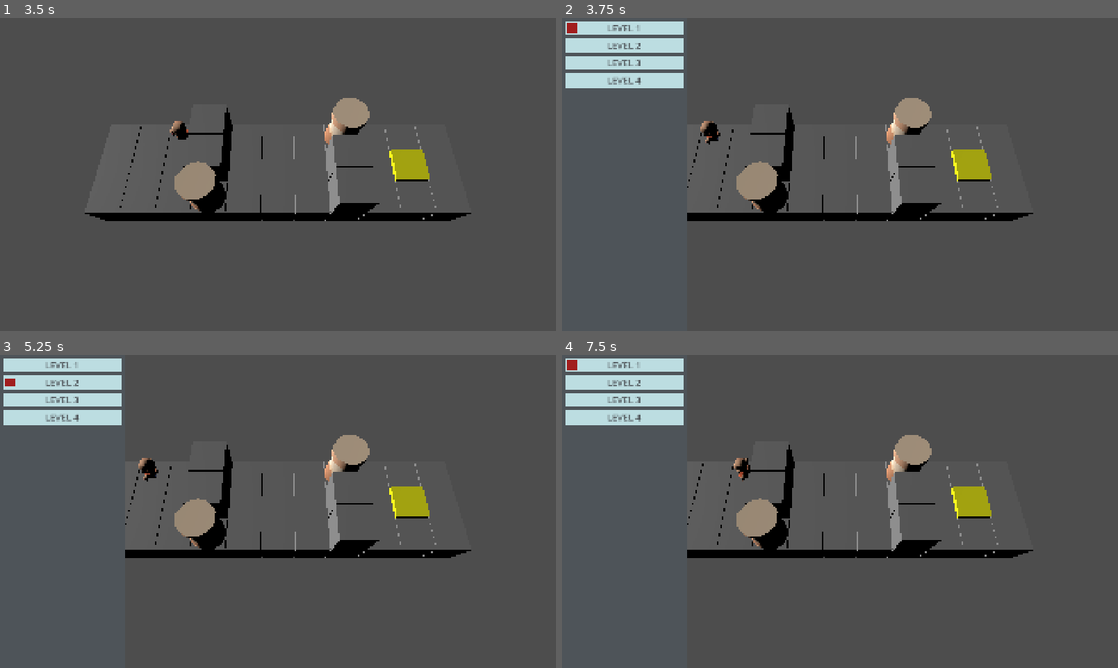
Above: before the commit, frames 1-4 (two rows, left to right).
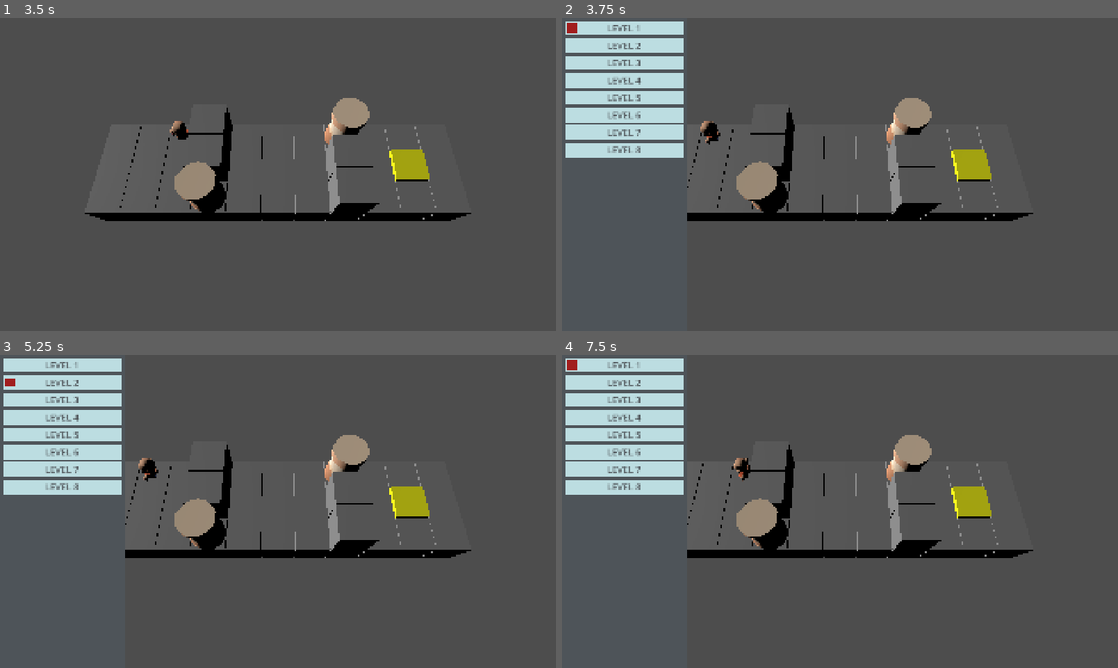
Above: after the commit, the same moments.

Repository: ggestein/jigsaw-of-the-sinking-star
Game: Godot game, scene res://scenes/main_game_entry.tscn
Two runs of this game, one before a commit and one after it. Both use one fixed random seed, a clock stepped at 60 frames per second and the inputs below. The project has no main scene, so this scene is started directly.
Inputs:
- Up to frame 1 (3.5 s): tap Enter at 0.5, 2 s; hold D 0.53-1.28 s; tap R at 0.6 s; tap Space at 1.25, 2.75 s; hold S 1.28-2.03 s; tap Z at 1.35 s; hold D 2.03-2.78 s; tap C at 2.1 s; hold W from 2.78 s (still down); tap F at 2.85 s
- Up to frame 2 (3.75 s): tap Enter at 3.5 s; release W at 3.53 s; hold A from 3.53 s (still down); tap Tab at 3.6 s
- Up to frame 3 (5.25 s): tap Space at 4.25 s; tap R at 4.35 s; release A at 5.03 s; hold S from 5.03 s (still down); tap Z at 5.1 s
- Up to frame 4 (7.5 s): release S at 5.78 s; hold D 5.78-6.53 s; tap C at 5.85 s; hold W 6.53-7.28 s; tap F at 6.6 s; hold D from 7.28 s (still down); tap Tab at 7.35 s

Frame 1 is identical in both runs. In frame 2, 4.0% of the frame differs, in the area x 0-22%, y 23-45%; in frame 3, 4.0%; in frame 4, 4.0%.

Commit message:
edit level 5~8

Diff:
--- a/scripts/main_game_level_config.gd
+++ b/scripts/main_game_level_config.gd
@@ -172,4 +172,254 @@
 	config_entry.level_theme_config = level_theme_config
 	result.append(config_entry)
 
+	# LEVEL 5
+	level_config = CoreLevelConfig.LevelConfig.new()
+	level_config.obstacles = [
+		Vector2i(3, 1),
+		Vector2i(3, 2),
+		Vector2i(7, 0),
+		Vector2i(7, 1),
+	]
+	level_config.range = Rect2i(0, 0, 11, 3)
+	level_config.goals = [
+		Vector2i(9, 1),
+	]
+	level_config.characters = []
+	char_config = CoreLevelConfig.CharacterConfig.new()
+	char_config.inst_cls = CoreGameplay.CharacterClass.THIEF
+	char_config.inst_pos = Vector2i(1, 1)
+	char_config.inst_face = 1
+	level_config.characters.append(char_config)
+	level_config.boxes = [
+		Vector2i(3, 0),
+		Vector2i(7, 2),
+	]
+	level_config.pads = []
+	level_theme_config = LevelTheme.LevelThemeConfig.new()
+	config_entry = LevelConfigEntry.new()
+	config_entry.name = "LEVEL 5"
+	config_entry.level_config = level_config
+	config_entry.level_theme_config = level_theme_config
+	result.append(config_entry)
+
+	# LEVEL 6
+	level_config = CoreLevelConfig.LevelConfig.new()
+	level_config.obstacles = [
+		Vector2i(3, 0),
+		Vector2i(3, 1),
+		Vector2i(7, 1),
+		Vector2i(7, 2),
+		Vector2i(0, 3),
+		Vector2i(1, 3),
+		Vector2i(2, 3),
+		Vector2i(3, 3),
+		Vector2i(4, 3),
+		Vector2i(5, 3),
+		Vector2i(6, 3),
+		Vector2i(7, 3),
+		Vector2i(8, 3),
+		Vector2i(10, 3),
+		Vector2i(3, 4),
+		Vector2i(7, 5),
+		Vector2i(3, 6),
+		Vector2i(7, 6),
+	]
+	level_config.range = Rect2i(0, 0, 11, 7)
+	level_config.goals = [
+		Vector2i(1, 1)
+	]
+	level_config.characters = []
+	char_config = CoreLevelConfig.CharacterConfig.new()
+	char_config.inst_cls = CoreGameplay.CharacterClass.THIEF
+	char_config.inst_pos = Vector2i(0, 5)
+	char_config.inst_face = 1
+	level_config.characters.append(char_config)
+	level_config.boxes = [
+		Vector2i(3, 5),
+		Vector2i(4, 6),
+		Vector2i(2, 2),
+		Vector2i(3, 2),
+		Vector2i(6, 4),
+		Vector2i(9, 0),
+		Vector2i(9, 5),
+	]
+	level_config.pads = [
+		Vector2i(9, 1),
+	]
+	door_config = CoreLevelConfig.DoorConfig.new();
+	door_config.position = Vector2i(7, 0)
+	door_config.need_pads_indices = [0]
+	level_config.doors.append(door_config)
+	level_theme_config = LevelTheme.LevelThemeConfig.new()
+	config_entry = LevelConfigEntry.new()
+	config_entry.name = "LEVEL 6"
+	config_entry.level_config = level_config
+	config_entry.level_theme_config = level_theme_config
+	result.append(config_entry)
+
+	# LEVEL 7
+	level_config = CoreLevelConfig.LevelConfig.new()
+	level_config.obstacles = [
+		Vector2i(0, 0),
+		Vector2i(1, 0),
+		Vector2i(2, 0),
+		Vector2i(6, 0),
+		Vector2i(7, 0),
+		Vector2i(8, 0),
+		Vector2i(9, 0),
+		Vector2i(10, 0),
+		Vector2i(11, 0),
+		Vector2i(12, 0),
+		Vector2i(13, 0),
+		Vector2i(14, 0),
+		Vector2i(15, 0),
+		Vector2i(16, 0),
+		Vector2i(0, 1),
+		Vector2i(1, 1),
+		Vector2i(2, 1),
+		Vector2i(16, 1),
+		Vector2i(0, 2),
+		Vector2i(1, 2),
+		Vector2i(2, 2),
+		Vector2i(3, 2),
+		Vector2i(4, 2),
+		Vector2i(6, 2),
+		Vector2i(7, 2),
+		Vector2i(8, 2),
+		Vector2i(11, 2),
+		Vector2i(12, 2),
+		Vector2i(16, 2),
+		Vector2i(0, 3),
+		Vector2i(1, 3),
+		Vector2i(2, 3),
+		Vector2i(3, 3),
+		Vector2i(4, 3),
+		Vector2i(8, 3),
+		Vector2i(9, 3),
+		Vector2i(11, 3),
+		Vector2i(12, 3),
+		Vector2i(13, 3),
+		Vector2i(14, 3),
+		Vector2i(15, 3),
+		Vector2i(16, 3),
+		Vector2i(0, 4),
+		Vector2i(3, 4),
+		Vector2i(4, 4),
+		Vector2i(8, 4),
+		Vector2i(12, 4),
+		Vector2i(13, 4),
+		Vector2i(0, 5),
+		Vector2i(8, 5),
+		Vector2i(0, 6),
+		Vector2i(3, 6),
+		Vector2i(4, 6),
+		Vector2i(5, 6),
+		Vector2i(6, 6),
+		Vector2i(8, 6),
+		Vector2i(11, 6),
+		Vector2i(12, 6),
+		Vector2i(13, 6),
+		Vector2i(14, 6),
+		Vector2i(16, 6),
+		Vector2i(0, 7),
+		Vector2i(3, 7),
+		Vector2i(8, 7),
+		Vector2i(9, 7),
+		Vector2i(10, 7),
+		Vector2i(11, 7),
+		Vector2i(12, 7),
+		Vector2i(16, 7),
+		Vector2i(3, 8),
+		Vector2i(8, 8),
+		Vector2i(12, 8),
+		Vector2i(16, 8),
+		Vector2i(3, 9),
+		Vector2i(16, 9),
+		Vector2i(0, 10),
+		Vector2i(1, 10),
+		Vector2i(2, 10),
+		Vector2i(3, 10),
+		Vector2i(4, 10),
+		Vector2i(5, 10),
+		Vector2i(6, 10),
+		Vector2i(7, 10),
+		Vector2i(8, 10),
+		Vector2i(12, 10),
+		Vector2i(13, 10),
+		Vector2i(14, 10),
+		Vector2i(15, 10),
+		Vector2i(16, 10),
+	]
+	level_config.range = Rect2i(0, 0, 17, 11)
+	level_config.goals = [
+		Vector2i(14, 8)
+	]
+	level_config.characters = []
+	char_config = CoreLevelConfig.CharacterConfig.new()
+	char_config.inst_cls = CoreGameplay.CharacterClass.THIEF
+	char_config.inst_pos = Vector2i(11, 5)
+	char_config.inst_face = 1
+	level_config.characters.append(char_config)
+	level_config.boxes = [
+		Vector2i(9, 10),
+	]
+	level_config.pads = [
+		Vector2i(12, 5),
+	]
+	door_config = CoreLevelConfig.DoorConfig.new();
+	door_config.position = Vector2i(12, 9)
+	door_config.need_pads_indices = [0]
+	level_config.doors.append(door_config)
+	door_config = CoreLevelConfig.DoorConfig.new();
+	door_config.position = Vector2i(15, 6)
+	door_config.need_pads_indices = [0]
+	level_config.doors.append(door_config)
+	level_theme_config = LevelTheme.LevelThemeConfig.new()
+	config_entry = LevelConfigEntry.new()
+	config_entry.name = "LEVEL 7"
+	config_entry.level_config = level_config
+	config_entry.level_theme_config = level_theme_config
+	result.append(config_entry)
+
+
+	# LEVEL 8
+	level_config = CoreLevelConfig.LevelConfig.new()
+	level_config.obstacles = [
+		Vector2i(3, 0),
+		Vector2i(1, 2),
+		Vector2i(5, 2),
+		Vector2i(5, 4),
+		Vector2i(5, 5),
+	]
+	level_config.range = Rect2i(0, 0, 7, 6)
+	level_config.goals = [
+		Vector2i(6, 5),
+	]
+	level_config.characters = []
+	char_config = CoreLevelConfig.CharacterConfig.new()
+	char_config.inst_cls = CoreGameplay.CharacterClass.THIEF
+	char_config.inst_pos = Vector2i(1, 4)
+	char_config.inst_face = 2
+	level_config.characters.append(char_config)
+	level_config.boxes = [
+		Vector2i(1, 3),
+		Vector2i(2, 3),
+		Vector2i(2, 4),
+	]
+	level_config.pads = [
+		Vector2i(1, 1),
+		Vector2i(3, 1),
+		Vector2i(5, 1),
+	]
+	door_config = CoreLevelConfig.DoorConfig.new();
+	door_config.position = Vector2i(6, 4)
+	door_config.need_pads_indices = [0, 1, 2]
+	level_config.doors.append(door_config)
+	level_theme_config = LevelTheme.LevelThemeConfig.new()
+	config_entry = LevelConfigEntry.new()
+	config_entry.name = "LEVEL 8"
+	config_entry.level_config = level_config
+	config_entry.level_theme_config = level_theme_config
+	result.append(config_entry)
+
 	return result
